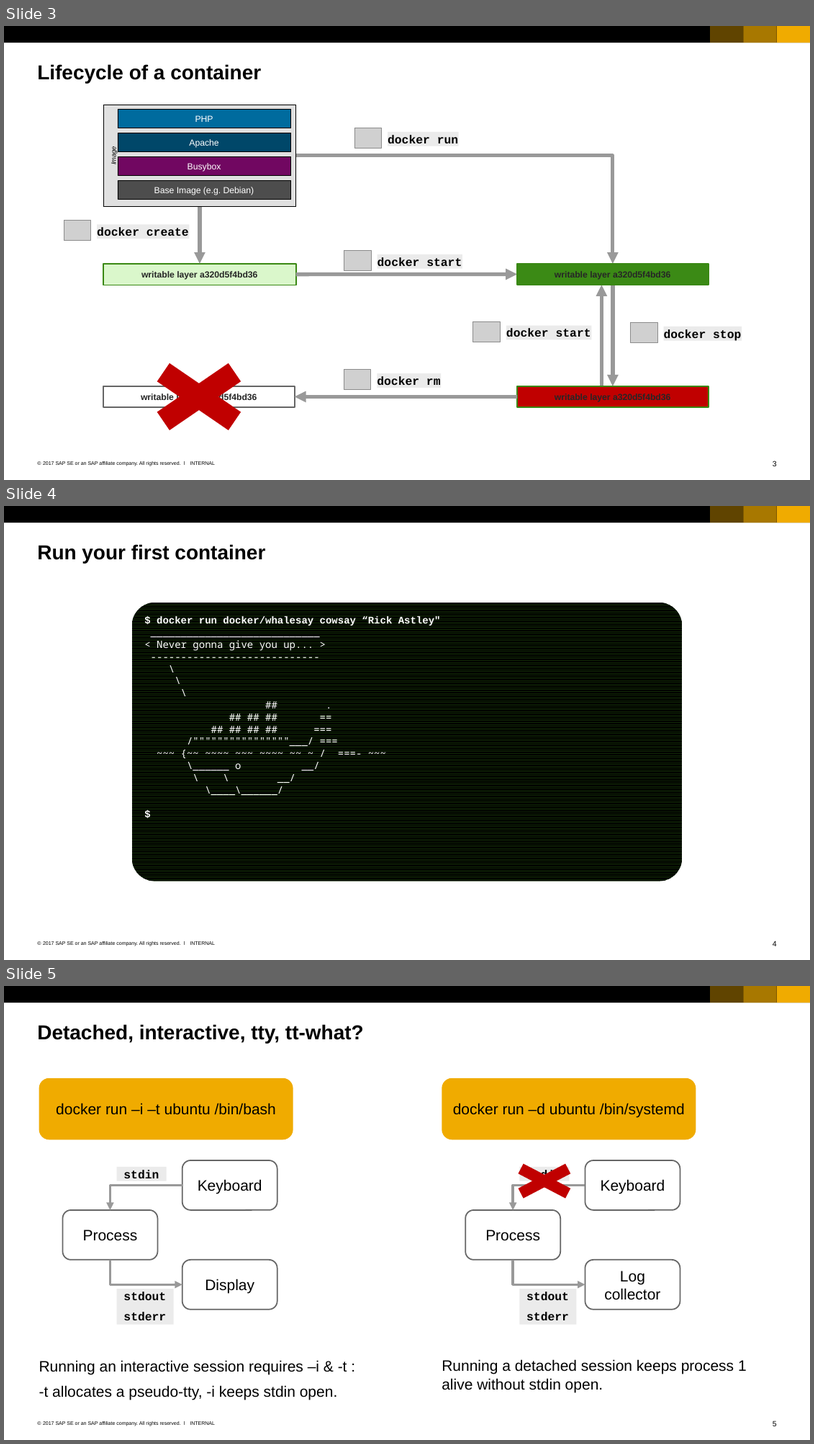
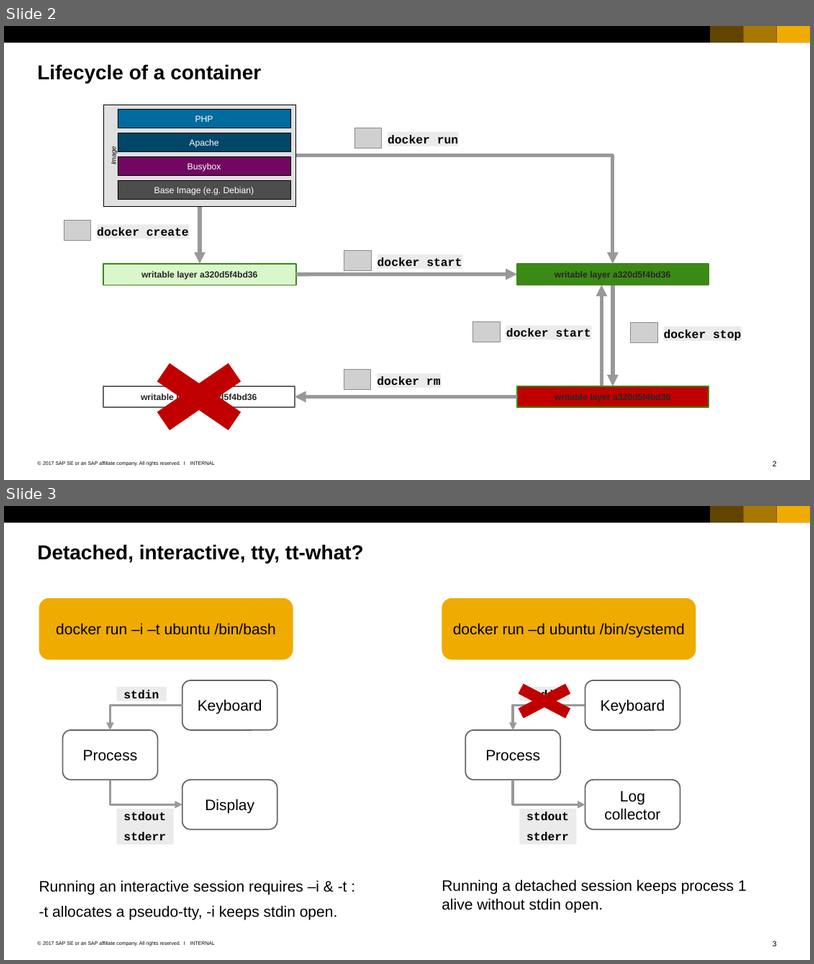
Before and after one commit to cuijiyao01/docker-k8s-training, a slide deck: docker/03_Working_with_containers.pptx. Shown one above the other, each under a label of ours: slides 3, 4 and 5 before the commit, slides 2 and 3 after it. The pictures are 814x1444 and 814x964 pixels, drawn with LibreOffice and Linux fonts; fonts in the diff are those of the drawing; grey boxes stand for pictures. Boxes give left, top, right and bottom in pixels: in the first picture for what was removed or moved away, otherwise in the second. Text is boxed around its words. In the diff, an @@ line names an element or a change of style, - is before the commit and + after.

Commit message:
Some polishing of the Docker slides.

```diff
--- a/docker/03_Working_with_containers.pptx
+++ b/docker/03_Working_with_containers.pptx
@@ slide 4 removed at (x1=4, y1=506, x2=810, y2=960), background #FFFFFF; not listed: 7 template elements that a slide beside it also shows @@
@@ title removed at (x1=37, y1=544, x2=265, y2=563) @@
-Run your first container
@@ rounded rectangle removed at (x1=132, y1=602, x2=682, y2=880) @@
-$ docker run docker/whalesay cowsay “Rick Astley"
-____________________________
-< Never gonna give you up... >
-----------------------------
-\
-\
-\
-## .
-## ## ## ==
-## ## ## ## ===
-/""""""""""""""""___/ ===
-~~~ {~~ ~~~~ ~~~ ~~~~ ~~ ~ / ===- ~~~
-\______ o __/
-\ \ __/
-\____\______/
-$
@@ what was slide 3 is now slide 2 @@
@@ what was slide 5 is now slide 3 @@
@@ page number at (x1=773, y1=940, x2=777, y2=946): text changed @@
-5
+3
```
Also in this commit, not shown: 6 slides changed, 1 other slide removed, 3 other files.
